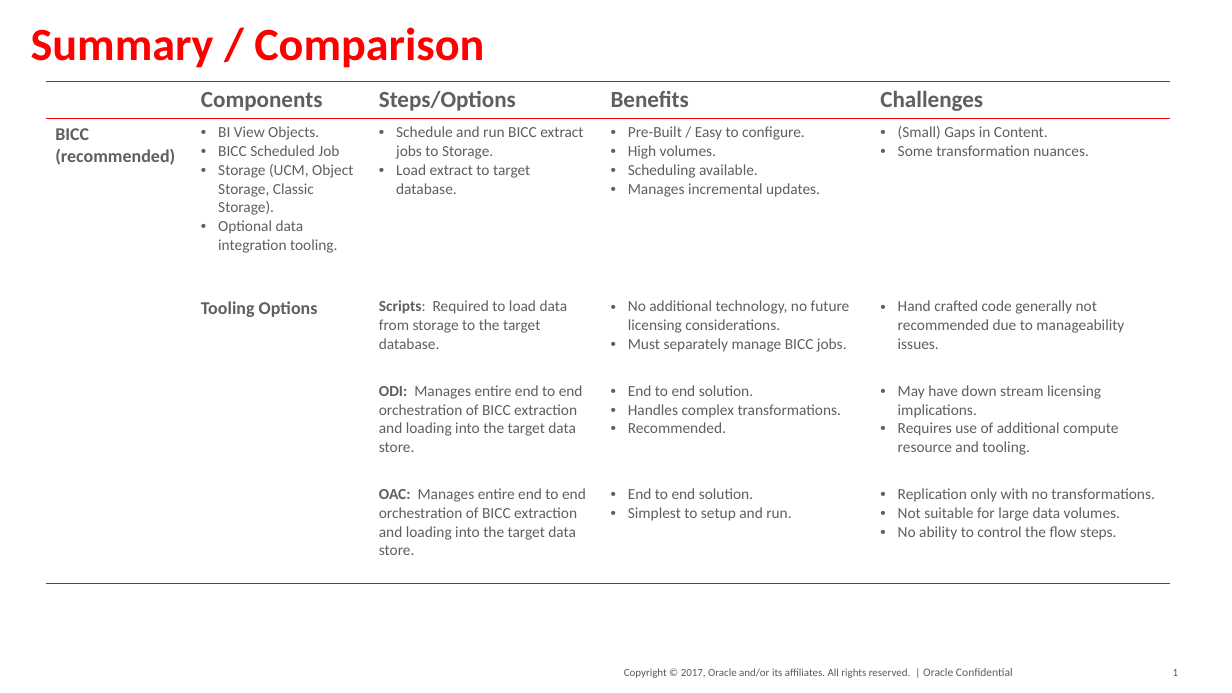
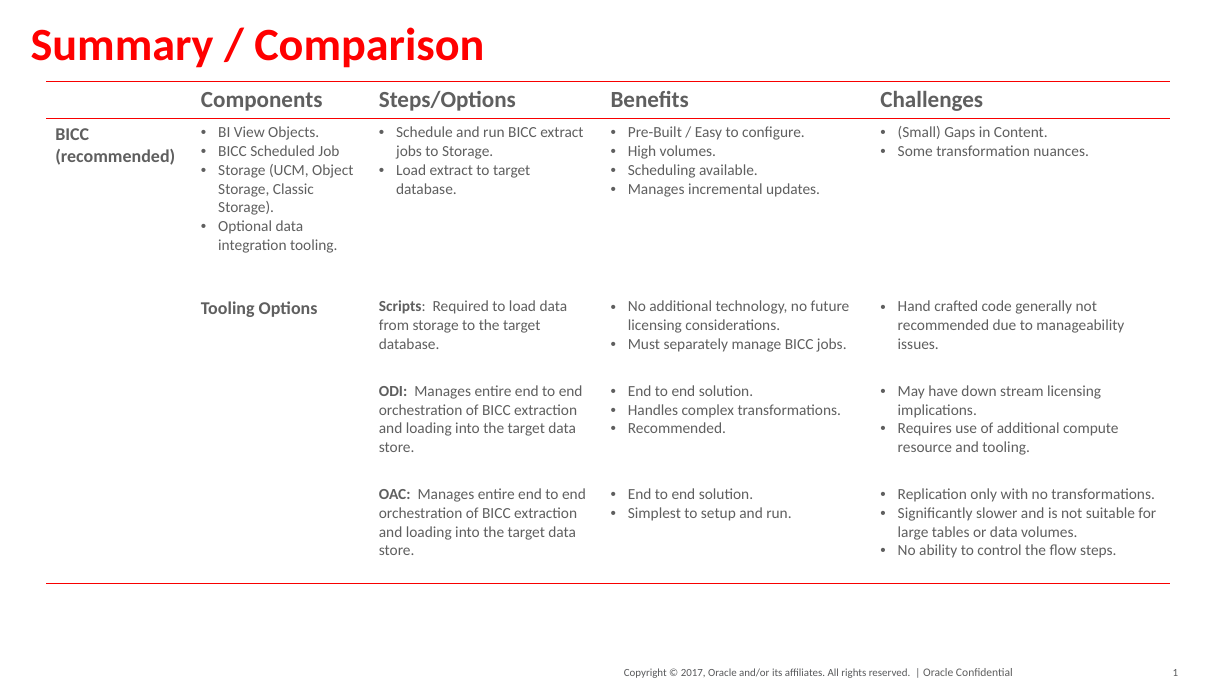
Before and after one commit to dgcameron/erpcloudextract, a slide deck: slide 1 of Architecture_Options_for_Fusion_Data_Extraction.pptx. Drawn at 1232x693 pixels with LibreOffice and Linux fonts; fonts in the diff are those of the drawing; background and template pictures are left out. Boxes give left, top, right and bottom in pixels: in the first picture for what was removed or moved away, otherwise in the second. Text is boxed around its words. In the diff, an @@ line names an element or a change of style, - is before the commit and + after.

Commit message:
updates

```diff
--- a/Architecture_Options_for_Fusion_Data_Extraction.pptx
+++ b/Architecture_Options_for_Fusion_Data_Extraction.pptx
@@ table at bbox=[46, 81, 1172, 579] @@
-row 5, column 5: Replication only with no transformations. / Not suitable for large data volumes. / No ability to control the flow steps.
+row 5, column 5: Replication only with no transformations. / Significantly slower and is not suitable for large tables or data volumes. / No ability to control the flow steps.
```
Also in this commit, not shown: 1 slide added.
